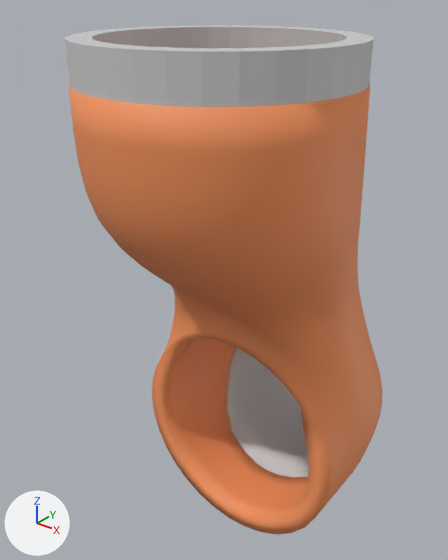
An edit to the COLLADA model iai_kuka_lwr4_description/meshes/arm_seg_4.dae, drawn before and after from the same camera.
One viewpoint serves both versions: a 50 mm lens placed at (0.167, -0.206, 0.029), pointed at (-0.016, 0.023, -0.113). The axes (+X, +Y, +Z) are drawn at lower left. The lights are the same throughout. Vertices at the same position are counted once.

The scene before the commit, as lines of its bpy script (objects in view):
```python
me_segment_geometry_005 = bpy.data.meshes.new('segment-Geometry.005')
me_segment_geometry_005.from_pydata(...)  # 1704 vertices, 3488 faces; spans x -0.062..0.062, y -0.061..0.116, z -0.261..0.009
# faces by material slot: [816, 2672]
me_segment_geometry_005.materials.append(mat_silver_003_001)  # light grey #cbcbcb
me_segment_geometry_005.materials.append(mat_red_002_001)  # orange #f6955d
ob_arm_seg_4 = bpy.data.objects.new('arm_seg_4', me_segment_geometry_005)
ob_arm_seg_4.location = (0.0, 0.0, 0.0)
```
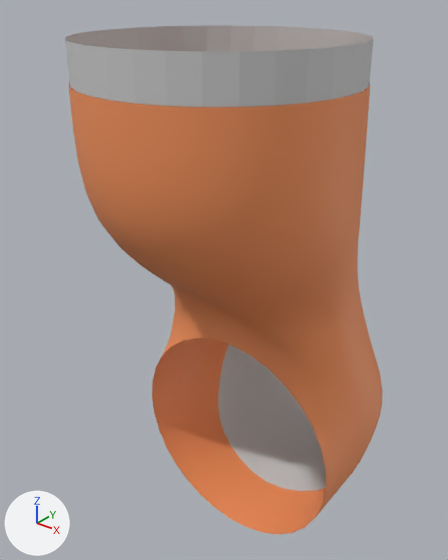
The newer file is also turned or shifted as a whole; pictures and numbers use the older file's frame.

Location of each change, (x1, y1, x2, y2) in pixels of the pictures (448 x 560 px):
part 1 of me_segment_geometry_005, deleted
    before: (65, 25, 373, 534)

The change, as a list of edits to the scene's bpy script:
```text
Change me_segment_geometry_005:
    used by ob_arm_seg_4; location = (0.0, 0.0, 0.0)
    remove me_segment_geometry_005.from_pydata(...)  # 1704 vertices, 3488 faces; spans x -0.062..0.062, y -0.061..0.116, z -0.261..0.009
    add me_segment_geometry_005.from_pydata(...)  # 832 vertices, 1536 faces; spans x -0.062..0.062, y -0.061..0.116, z -0.261..0.008
    me_segment_geometry_005 part 1: 872 vertices removed from x -0.052..0.052, y -0.051..0.106, z -0.251..0.009
```
